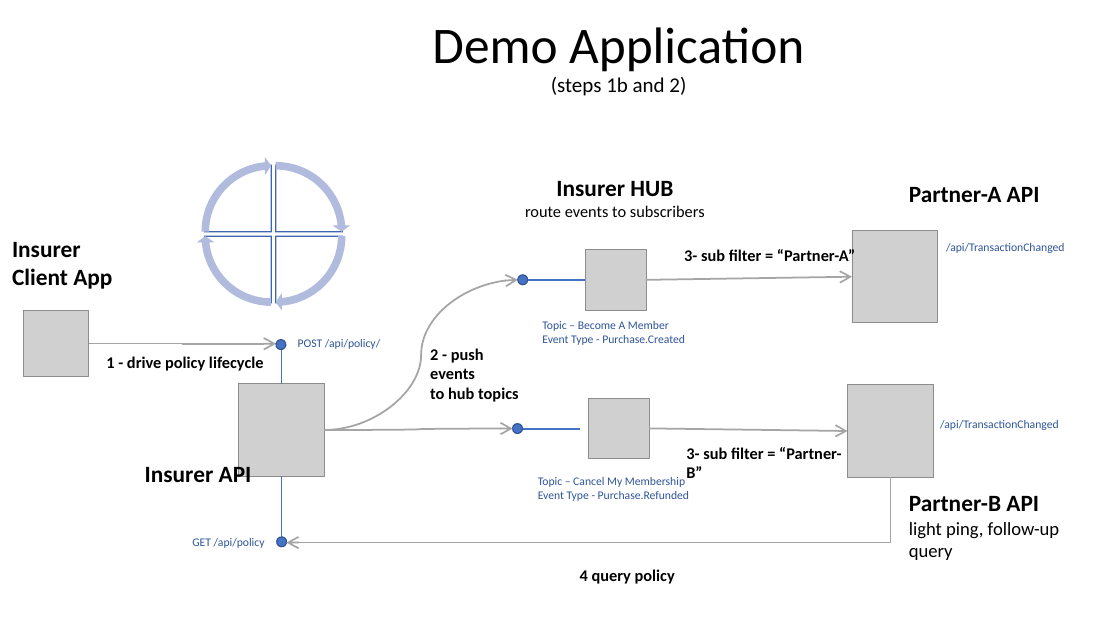
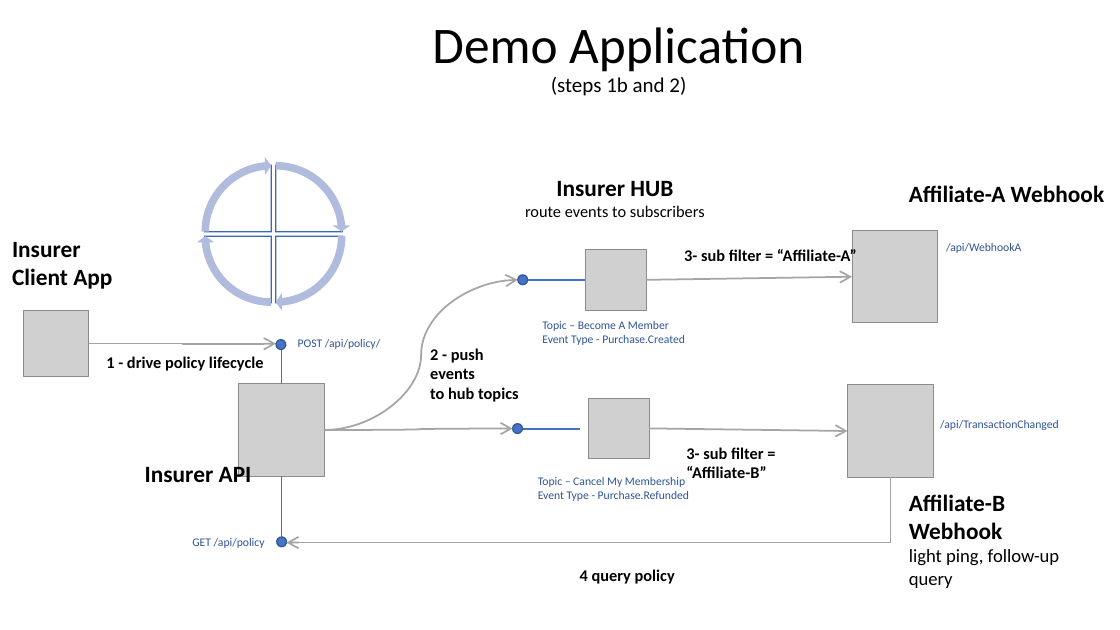
Before and after one commit to sujayathavale/outboundIntegrations, a slide deck: slide 11 of Outbound Integrations.pptx. Drawn at 1120x630 pixels with LibreOffice and Linux fonts; fonts in the diff are those of the drawing; grey boxes stand for pictures. Boxes give left, top, right and bottom in pixels: in the first picture for what was removed or moved away, otherwise in the second. Text is boxed around its words. In the diff, an @@ line names an element or a change of style, - is before the commit and + after.

Commit message:
Renamed partner to affiliate

```diff
--- a/Outbound Integrations.pptx
+++ b/Outbound Integrations.pptx
@@ text at (x1=909, y1=185, x2=1104, y2=202): text changed @@
-Partner-A API
+Affiliate-A Webhook
@@ text at (x1=684, y1=248, x2=857, y2=266): text changed @@
-3- sub filter = “Partner-A”
+3- sub filter = “Affiliate-A”
@@ text at (x1=946, y1=243, x2=1021, y2=253): text changed @@
-/api/TransactionChanged
+/api/WebhookA
@@ text at (x1=686, y1=447, x2=766, y2=478): text changed @@
-3- sub filter = “Partner-B”
+3- sub filter = “Affiliate-B”
@@ text at (x1=909, y1=494, x2=1005, y2=539): text changed @@
-Partner-B API
+Affiliate-B Webhook
```
Also in this commit, not shown: 7 other slides changed.
